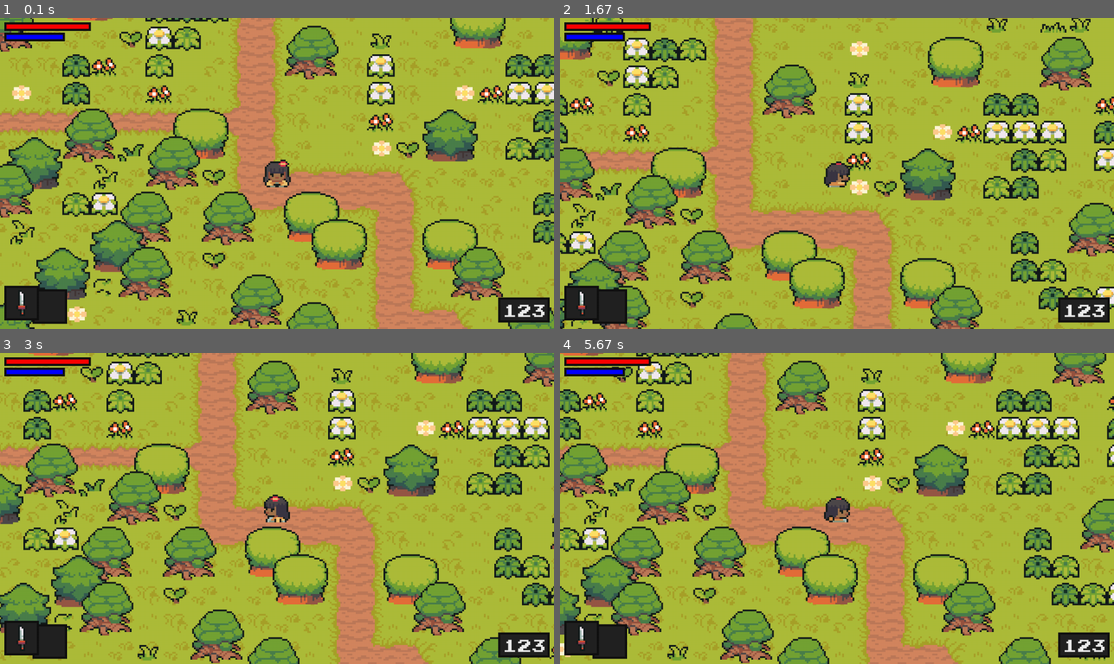
Above: before the commit, frames 1-4 (two rows, left to right).
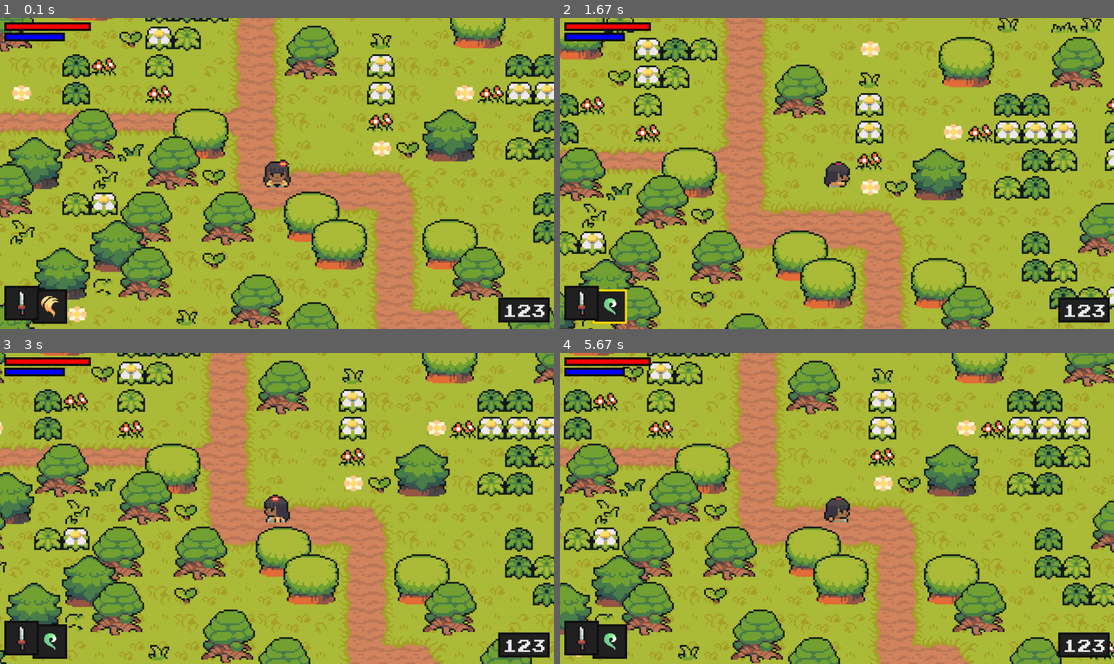
Above: after the commit, the same moments.

Repository: PaoloGuglie/Clear_Code_Tutorials
Game: pygame game, started from Zelda-like in Python/code/main.py
Same seed, same stepped clock (60 frames per second), same inputs: the game is played once before the commit and once after it.
Inputs:
- Up to frame 1 (0.1 s): no input
- Up to frame 2 (1.67 s): tap Enter at 0.33 s; hold Right 0.67-1.13 s; hold Up 1.17-1.47 s; hold Right from 1.5 s (still down); tap E at 1.65 s
- Up to frame 3 (3 s): release Right at 1.97 s; hold Left 2-2.53 s; hold Down 2.57-2.87 s; hold Left from 2.9 s (still down)
- Up to frame 4 (5.67 s): tap E at 3.05, 4.55 s; release Left at 3.3 s; hold Up 3.33-3.7 s; hold Right 3.73-4.37 s; hold Down 4.4-4.77 s; hold Left 4.8-5.27 s; hold Right from 5.3 s (still down)

The runs differ from the first frame. In frame 1, 0.1% of the frame differs, in the area x 7-11%, y 89-97%; in frame 2, 37%; in frame 3, 37%; in frame 4, 38%, in the area x 0-100%, y 0-100%.

Commit message:
Imported magic graphics. Added magic selection and box in UI.

Diff:
--- a/Zelda-like in Python/code/level.py
+++ b/Zelda-like in Python/code/level.py
@@ -80,13 +80,17 @@
             [self.visible_sprites],
             self.obstacle_sprites,
             self.create_attack,
-            self.destroy_attack
+            self.destroy_attack,
+            self.create_magic
         )
 
     def create_attack(self):
         """ Weapon has to be available inside the level.py file to be able
         to interact with enemies, grass..."""
         self.current_attack = Weapon(self.player, [self.visible_sprites])
+
+    def create_magic(self, style, strength, cost):
+        print(style, strength, cost)
 
     def destroy_attack(self):
         if self.current_attack:
--- a/Zelda-like in Python/code/player.py
+++ b/Zelda-like in Python/code/player.py
@@ -5,7 +5,15 @@
 
 
 class Player(pygame.sprite.Sprite):
-    def __init__(self, pos, groups, obstacle_sprites, create_attack, destroy_attack):
+    def __init__(
+            self,
+            pos,
+            groups,
+            obstacle_sprites,
+            create_attack,
+            destroy_attack,
+            create_magic
+    ):
         super().__init__(groups)
         # get the player
         self.image = pygame.image.load('../graphics/test/player.png').convert_alpha()
@@ -35,10 +43,15 @@
         self.weapon = list(weapon_data.keys())[self.weapon_index]
         self.can_switch_weapon = True
         self.weapon_switch_time = None
-        self.switch_duration_cooldown = 200
+
+        self.switch_duration_cooldown = 200  # works with both weapon and magic
 
         # Magic
+        self.create_magic = create_magic
+        self.magic_index = 0
+        self.magic = list(magic_data.keys())[self.magic_index]
         self.can_switch_magic = True
+        self.magic_switch_time = None
 
         # Stats
         self.stats = {
@@ -105,9 +118,14 @@
                 self.create_attack()
 
             # Magic input
-            if keys[pygame.K_LCTRL]:
+            if keys[pygame.K_RETURN]:
                 self.attacking = True
                 self.attack_time = pygame.time.get_ticks()
+                # magic
+                style = list(magic_data.keys())[self.magic_index]
+                strength = list(magic_data.values())[self.magic_index]['strength'] + self.stats['magic']
+                cost = list(magic_data.values())[self.magic_index]['cost']
+                self.create_magic(style, strength, cost)
 
             # Switch weapon input
             if keys[pygame.K_q] and self.can_switch_weapon:
@@ -115,6 +133,13 @@
                 self.weapon_switch_time = pygame.time.get_ticks()
                 self.weapon_index = (self.weapon_index + 1) % len(weapon_data)
                 self.weapon = list(weapon_data.keys())[self.weapon_index]
+
+            # Switch magic input
+            if keys[pygame.K_e] and self.can_switch_magic:
+                self.can_switch_magic = False
+                self.magic_switch_time = pygame.time.get_ticks()
+                self.magic_index = (self.magic_index + 1) % len(magic_data)
+                self.magic = list(magic_data.keys())[self.magic_index]
 
     def get_status(self):
 
@@ -191,6 +216,11 @@
             if current_time - self.weapon_switch_time >= self.switch_duration_cooldown:
                 self.can_switch_weapon = True
 
+        # Magic switch timer
+        if not self.can_switch_magic:
+            if current_time - self.magic_switch_time >= self.switch_duration_cooldown:
+                self.can_switch_magic = True
+
     def animate(self):
         animation = self.animations[self.status]
 
--- a/Zelda-like in Python/code/settings.py
+++ b/Zelda-like in Python/code/settings.py
@@ -38,6 +38,22 @@
         }
 }
 
+# MAGIC
+magic_data = {
+    'flame':
+        {
+            'strength': 5,
+            'cost': 20,
+            'graphic': '../graphics/particles/flame/fire.png'
+        },
+    'heal':
+        {
+            'strength': 20,
+            'cost': 10,
+            'graphic': '../graphics/particles/heal/heal.png'
+        }
+}
+
 # UI
 BAR_HEIGHT = 20
 HEALTH_BAR_WIDTH = 200
--- a/Zelda-like in Python/code/ui.py
+++ b/Zelda-like in Python/code/ui.py
@@ -16,6 +16,9 @@
 
         # Convert weapon dictionary
         self.weapon_graphics = [pygame.image.load(i['graphic']).convert_alpha() for i in weapon_data.values()]
+
+        # Convert magic dictionary
+        self.magic_graphics = [pygame.image.load(i['graphic']).convert_alpha() for i in magic_data.values()]
 
     def show_bar(self, current_amount, max_amount, bg_rect, color):
 
@@ -69,10 +72,14 @@
 
         self.display_surface.blit(weapon_surface, weapon_rect)
 
-    def magic_overlay(self, has_switched):
+    def magic_overlay(self, magic_index, has_switched):
         bg_rect = self.selection_box(75, 628, has_switched)
 
         # Magic
+        magic_surface = self.magic_graphics[magic_index]
+        magic_rect = magic_surface.get_rect(center=bg_rect.center)
+
+        self.display_surface.blit(magic_surface, magic_rect)
 
     def display(self, player):
         # health bar
@@ -92,5 +99,5 @@
         # exp count
         self.show_exp(player.exp)
         # selection boxes
-        self.magic_overlay(not player.can_switch_magic)
+        self.magic_overlay(player.magic_index, not player.can_switch_magic)
         self.weapon_overlay(player.weapon_index, not player.can_switch_weapon)
